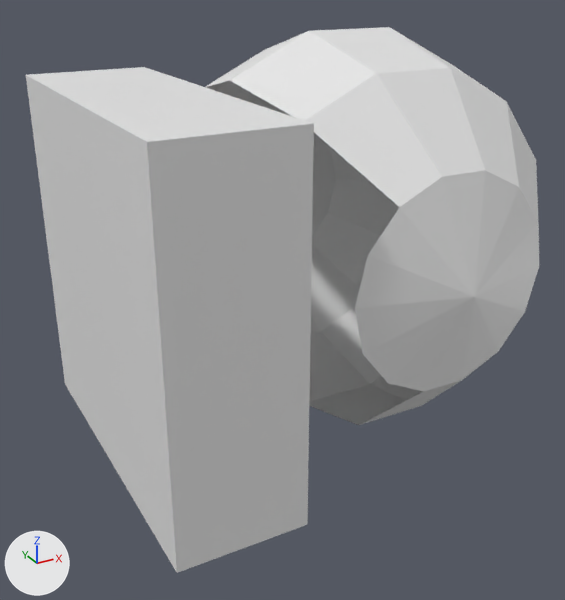
Before and after pictures for a commit that changed the Blender file Untitled.blend.
Camera for both pictures: a 50 mm lens placed at (-2.13, -3.22, 1.28), pointed at (-0.37, -0.03, -0.31). The axes (+X, +Y, +Z) are drawn at lower left. The lights are the same throughout. The first picture is the older version.

The older version as bpy lines, for what is in view:
```python
me_cube_002 = bpy.data.meshes.new('Cube.002')
me_cube_002.from_pydata(...)  # a box spanning x -1.33..-0.69, y -0.53..0.53, z -0.81..0.81
me_sphere_001 = bpy.data.meshes.new('Sphere.001')
me_sphere_001.from_pydata(...)  # 60 vertices, 64 faces; spans x -0.49..0.97, y -1.0..1.0, z -1.0..1.0
ob_cube = bpy.data.objects.new('Cube', me_cube_002)
ob_cube.location = (-0.046, 0.0, -0.118)
ob_cube.rotation_euler = (1.571, 0.0, 0.0)  # degrees (90, 0, 0)
ob_cube.scale = (0.954, 1.63, 1.06)
ob_sphere = bpy.data.objects.new('Sphere', me_sphere_001)
ob_sphere.location = (0.0, 0.0, 0.0)
ob_sphere.rotation_euler = (1.572, -0.22, -0.00384)  # degrees (90, -13, -0.2)
```
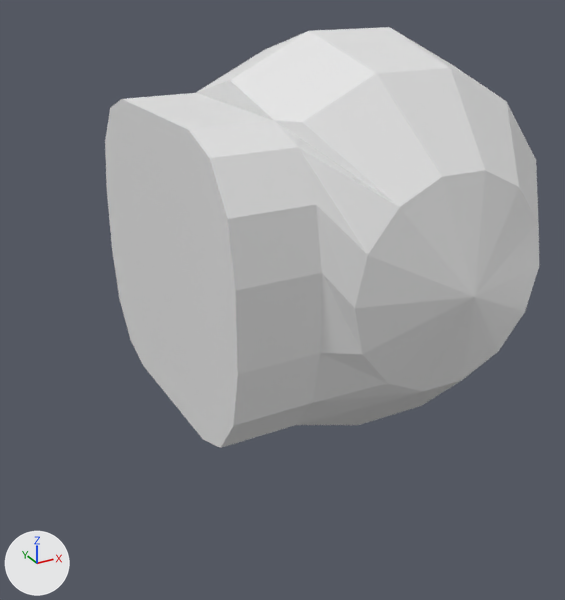
The newer file is also rescaled (x0.911), turned or shifted as a whole; pictures and numbers use the older file's frame.

Where the change shows, as pixel boxes [x1, y1, x2, y2] in the pictures (565 x 600 px):
'Sphere', reshaped (30% wider)
    before: [205, 27, 539, 425]
    after: [105, 27, 539, 448]
'Cube', deleted
    before: [26, 67, 314, 573]
part 1 of me_sphere_001, added
    after: [105, 80, 423, 448]

Edits to the bpy script that builds the scene:
```text
Change me_sphere_001:
    used by ob_sphere; location = (0.0, 0.0, 0.0); rotation_euler = (1.572, -0.22, -0.00384), in degrees (90, -13, -0.2)
    remove me_sphere_001.from_pydata(...)  # 60 vertices, 64 faces; spans x -0.49..0.97, y -1.0..1.0, z -1.0..1.0
    add me_sphere_001.from_pydata(...)  # 98 vertices, 107 faces; spans x -1.13..0.97, y -1.0..1.0, z -1.0..1.0
    me_sphere_001 part 1
    25 vertices are added at x -1.13..-0.45, y -0.58..0.88, z -0.79..0.79
    8 new vertices lie (0.37, -0.08, 0.0) away from vertices in x -1.13..-0.84, y -0.5..0.81, z -0.79..0.79
    5 new vertices lie (0.36, -0.08, 0.0) away from vertices in x -1.11..-0.83, y -0.43..0.81, z -0.79..0.74
    43 new faces join them
Remove ob_cube:
    ob_cube = bpy.data.objects.new('Cube', me_cube_002)
    ob_cube.location = (-0.046, 0.0, -0.118)
    ob_cube.rotation_euler = (1.571, 0.0, 0.0)  # degrees (90, 0, 0)
    ob_cube.scale = (0.954, 1.63, 1.06)
```
